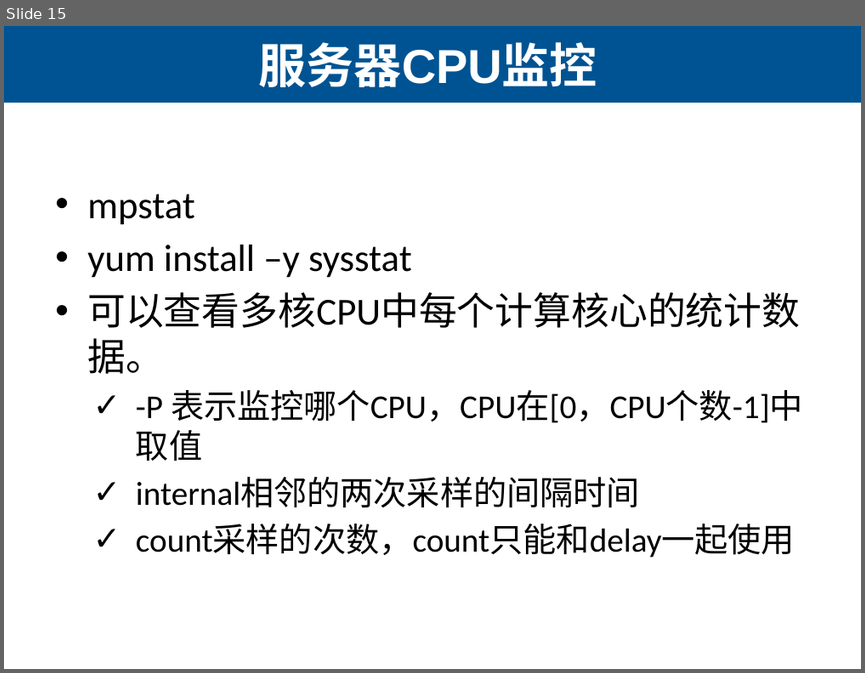
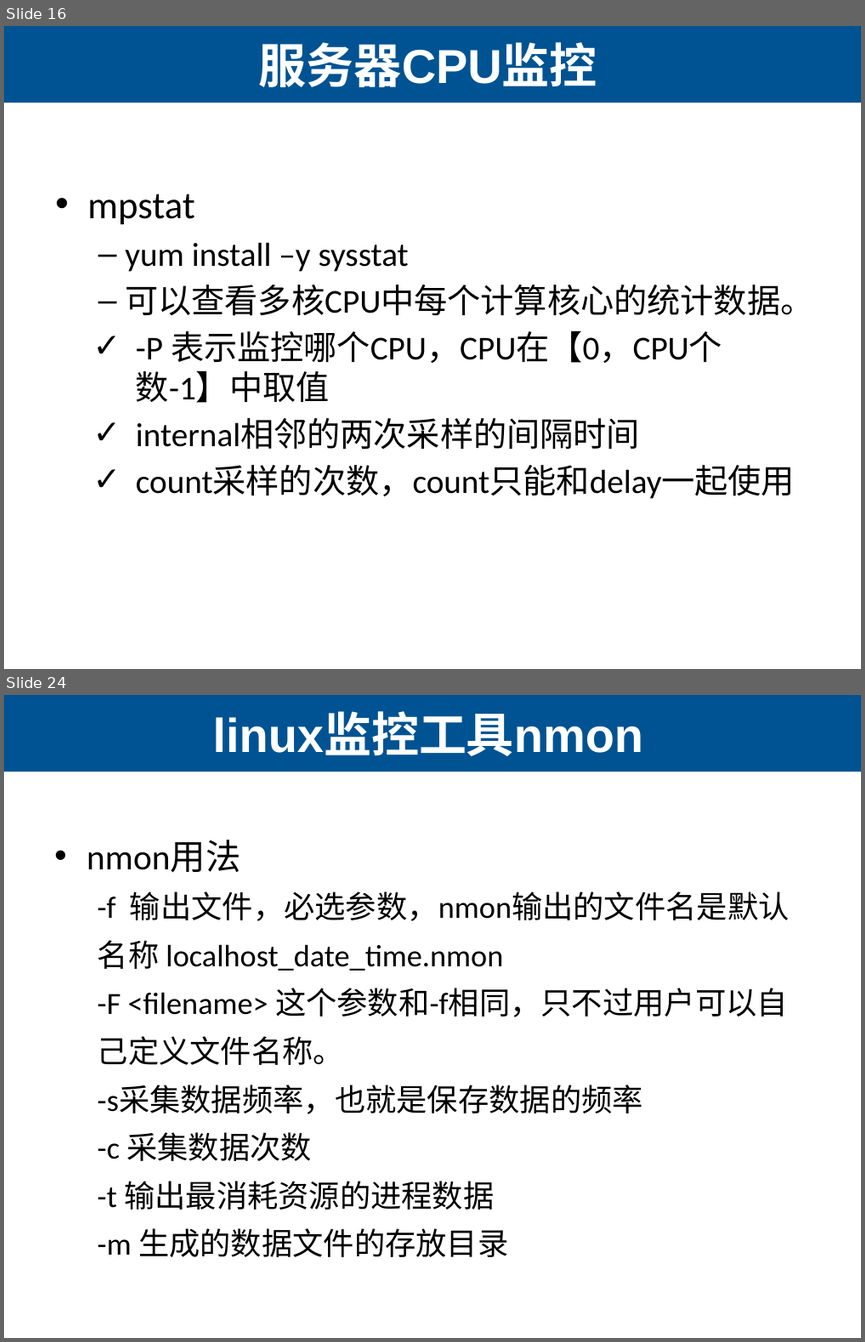
Before and after one commit to lihuanzhen/load-testing, a slide deck: 26 Linux服务器监控.pptx. Shown one above the other, each under a label of ours: slide 15 before the commit, slides 16 and 24 after it; the slides between them are not shown. The pictures are 865x673 and 865x1342 pixels, drawn with LibreOffice and Linux fonts; fonts in the diff are those of the drawing. Boxes give left, top, right and bottom in pixels: in the first picture for what was removed or moved away, otherwise in the second. Text is boxed around its words. In the diff, an @@ line names an element or a change of style, - is before the commit and + after.

Commit message:
数据库

```diff
--- a/26 Linux服务器监控.pptx
+++ b/26 Linux服务器监控.pptx
@@ slide 24 added at <box>4,695,861,1338</box>, background #CCE8CF; not listed: 1 template element that a slide beside it also shows @@
@@ title added at <box>213,715,644,756</box>, 40 pt, text #CCE8CF, bold @@
+linux监控工具nmon
@@ text added at <box>86,840,789,1257</box>, 25.9 pt, text #000000 @@
+• nmon用法
+  -f 输出文件，必选参数，nmon输出的文件名是默认名称 localhost_date_time.nmon
+  -F <filename> 这个参数和-f相同，只不过用户可以自己定义文件名称。
+  -s采集数据频率，也就是保存数据的频率
+  -c 采集数据次数
+  -t 输出最消耗资源的进程数据
+  -m 生成的数据文件的存放目录
@@ what was slide 15 is now slide 16 @@
@@ slide 16 changed as well @@
@@ background #FFFFFF to #CCE8CF @@
@@ text at <box>125,242,813,316</box>: size 32 to 28 pt in "yum install –y sysstat", "可以查看多核CPU中每个计算核心的统计数据。"; bullet • to –; list level 1 to 2 in "yum install –y sysstat"; list level 1 to 2 in "可以查看多核CPU中每个计算核心的统计数据。" @@
@@ text at <box>136,330,722,403</box>: text changed @@
-  ✓ -P 表示监控哪个CPU，CPU在[0，CPU个数-1]中取值
+  ✓ -P 表示监控哪个CPU，CPU在【0，CPU个数-1】中取值
```
Also in this commit, not shown: 14 other slides changed, 18 other slides added, 3 other files.
